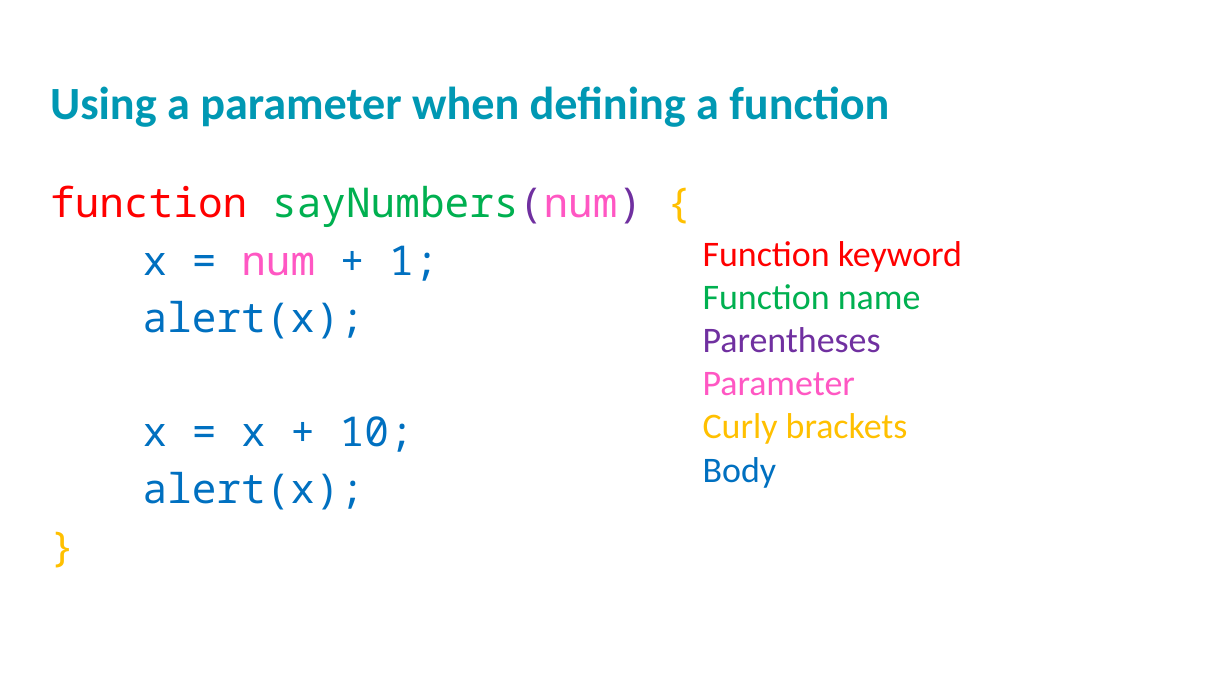
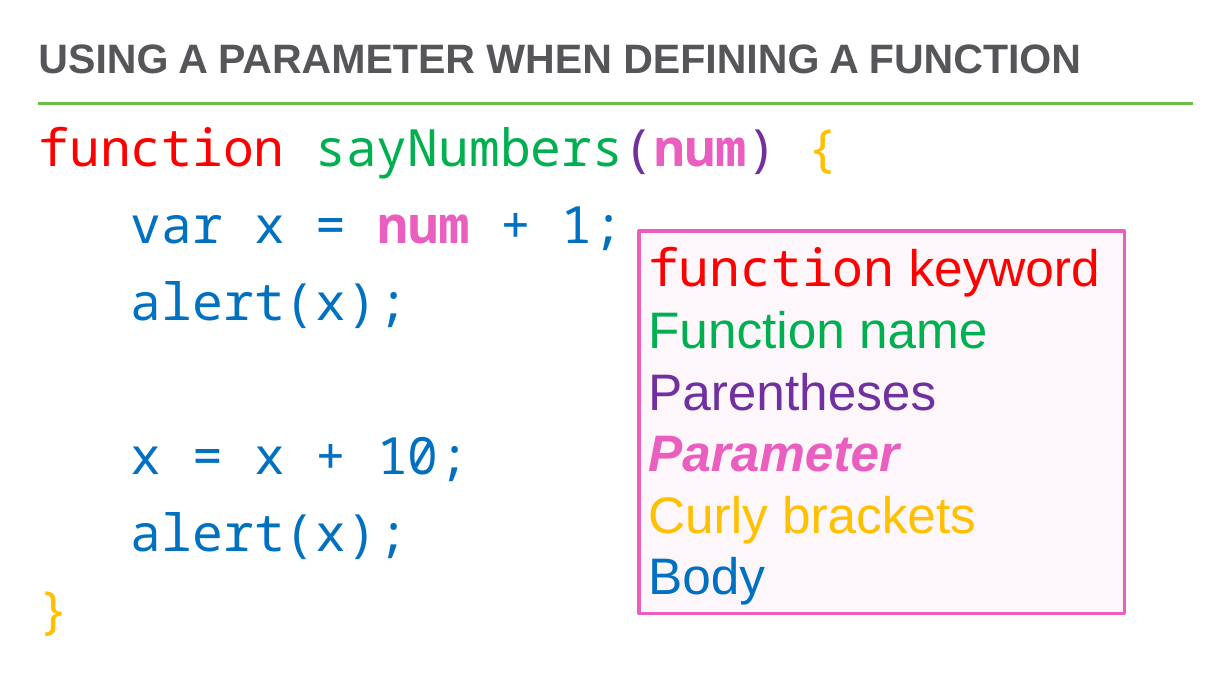
Before and after one commit to hytechclub/web-102, a slide deck: slide 7 of Week08/FunctionParameters.pptx (slide 10 before the commit). Drawn at 1232x693 pixels with LibreOffice and Linux fonts; fonts in the diff are those of the drawing; background and template pictures are left out. Boxes give left, top, right and bottom in pixels: in the first picture for what was removed or moved away, otherwise in the second. Text is boxed around its words. In the diff, an @@ line names an element or a change of style, - is before the commit and + after.

```diff
--- a/Week08/FunctionParameters.pptx
+++ b/Week08/FunctionParameters.pptx
@@ title "USING A PARAMETER WHEN DEFINING ..." at (x1=38, y1=44, x2=1081, y2=74): vertical alignment top to middle @@
@@ title at (x1=38, y1=44, x2=1081, y2=74): text changed; size 36 to 32 pt; font Calibri to Arial; text colour #0098B2 to #56565A @@
-Using a parameter when defining a function
+USING A PARAMETER WHEN DEFINING A FUNCTION
@@ text "function sayNumbers(num) {" moved from (x1=50, y1=185, x2=642, y2=510) to (x1=38, y1=126, x2=777, y2=559) @@
@@ line added from (39, 104) to (1194, 104), #54C8E8 2.25 pt @@
@@ text at (x1=38, y1=126, x2=777, y2=559): size 32 to 40 pt in "function sayNumbers(num) {", "alert(x);", "x = x + 10;", "alert(x);" and 1 more places; text colour #FF57C3 to #E95EBE, bold on in "sayNumbers(num)"; line spacing 0.9 to 1; more space between paragraphs @@
@@ text at (x1=131, y1=206, x2=624, y2=251): text changed; size 32 to 40 pt @@
-x = num + 1;
+var x = num + 1;
@@ rectangle "function keyword" resized from (x1=703, y1=241, x2=962, y2=488) to (x1=640, y1=231, x2=1125, y2=614) @@
@@ rectangle "function keyword" at (x1=640, y1=231, x2=1125, y2=614): fill none to #E95EBE at 5% opacity; outline none to #E95EBE 2.5 pt @@
@@ text in rectangle at (x1=648, y1=246, x2=1100, y2=296): text changed; size 28 to 40 pt; font Calibri to Noto Sans Mono @@
-Function keyword
+function keyword
@@ text in rectangle at (x1=648, y1=310, x2=987, y2=604): size 28 to 40 pt, font Calibri to Arial in "Function name", "Parentheses", "Parameter", "Curly brackets" and 1 more places; text colour #FF57C3 to #E95EBE, bold on, italic on in "Parameter" @@
```
Also in this commit, not shown: 7 other slides changed, 1 slide added, 4 slides removed, 2 other files.
